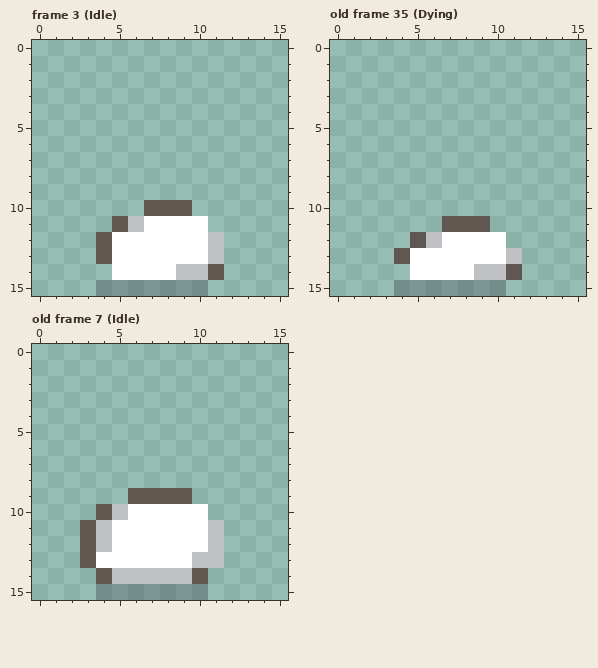
Edited in one commit: pixel-art file (game/Slime King/Assets/Art/Characters/Player/plc_slime03.aseprite). The first picture shows the starting point.
16x16 pixels, 87 frames. Colours within 5 levels of each other are drawn and written as one. Shown: frame 3 (Idle), old frame 35 (Dying), old frame 7 (Idle). The commit also changed other frames, which this record leaves out.
And afterwards:
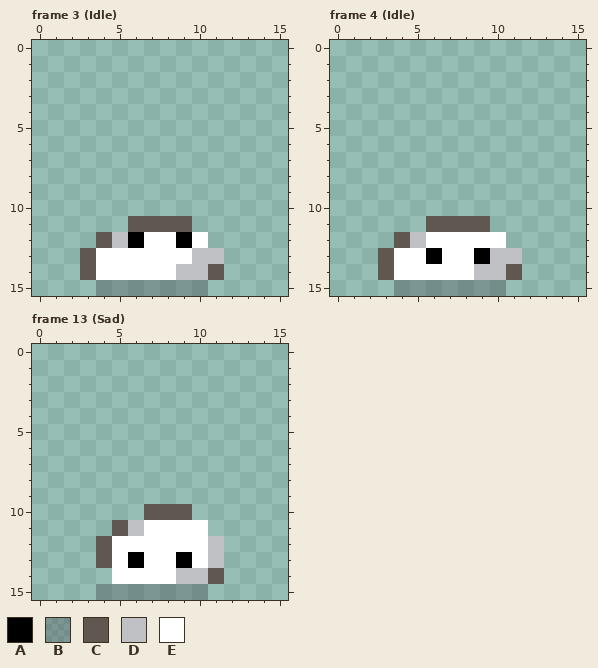
Palette (. is transparent): A #000000  B #2e222f40  C #5f5750  D #c0c1c5  E #ffffff
A new or re-ordered frame is compared with the old frame closest to it.
The edit:
frames 87 -> 91
layer "side" now hidden
layer "back" now hidden
Frame 3 (Idle):
y 10: x 7..9 CCC -> ...
y 11: x 5..10 CDEEEE -> .CCCC.
y 12: x 5..6 EE -> DA; x 9 E -> A; x 11 D -> .
y 13: x 3..4 .C -> CE; x 10 E -> D
y 14: x 3..4 .. -> CE
Frame 4 (Idle) is new; against old frame 35 (Dying):
y 11: x 6 . -> C
y 12: x 4..6 .CD -> CDE
y 13: x 3..4 .C -> CE; x 6 E -> A; x 9..10 EE -> AD
y 14: x 3..4 .. -> CE
Frame 13 (Sad) against old frame 7 (Idle):
y 9: x 6..9 CCCC -> ....
y 10: x 4..10 CDEEEEE -> ...CCC.
y 11: x 3..6 CDEE -> ..CD; x 11 D -> .
y 12: x 3..4 CD -> .C
y 13: x 3..4 CE -> .C; x 6 E -> A; x 9..10 ED -> AE
y 14: x 4..8 CDDDD -> .EEEE; x 10..11 C. -> DC
Pixel boxes of the changes (left, top, right, bottom) in both pictures:
changed: (80, 200, 224, 280)
changed: (378, 216, 506, 280)
changed: (80, 488, 224, 584)
